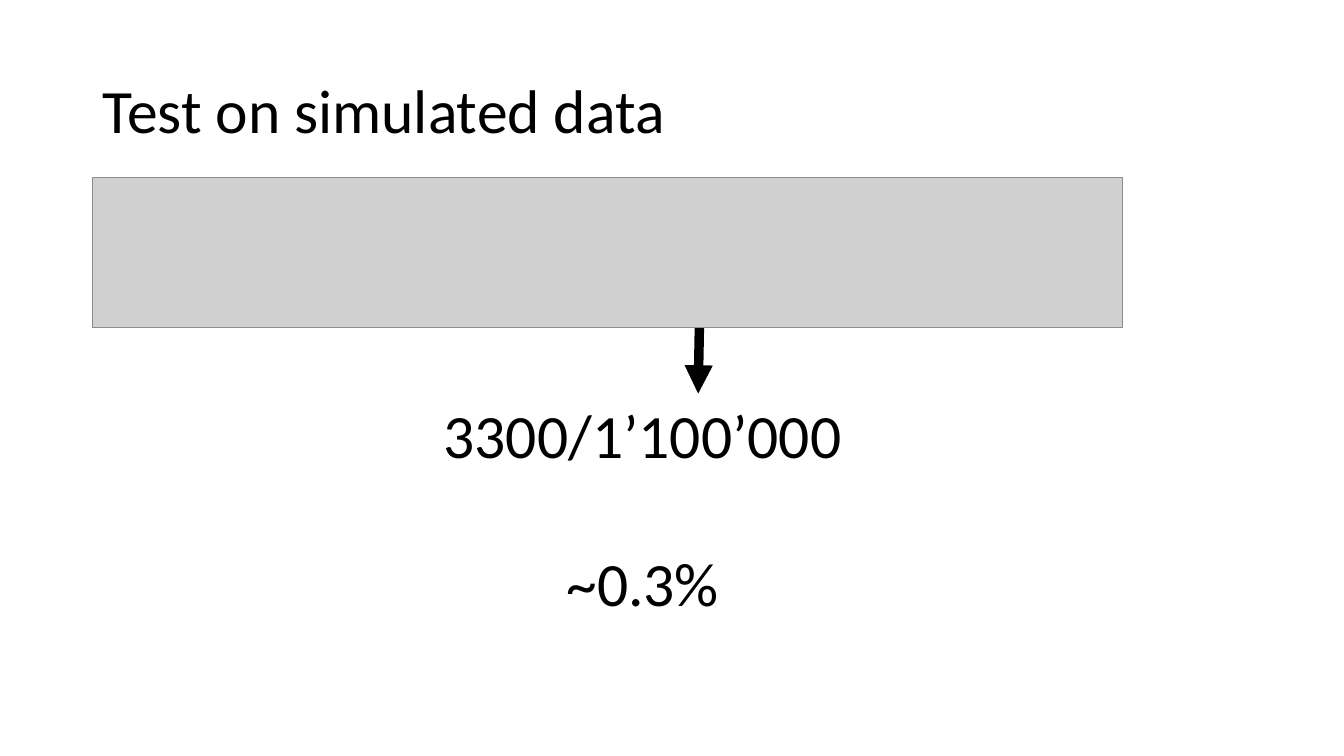
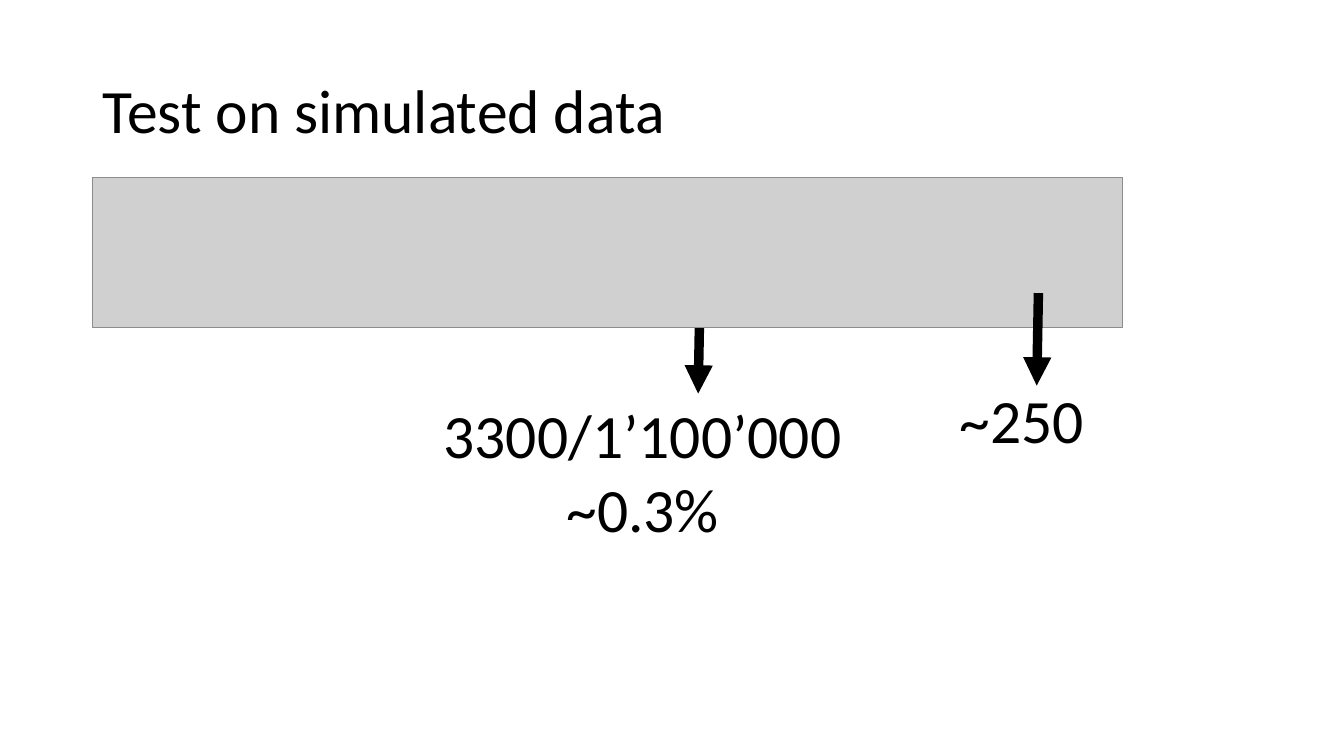
Before and after one commit to lord-blueberry/p8-doc, a slide deck: slide 15 of pp8.pptx (slide 19 before the commit). Drawn at 1344x756 pixels with LibreOffice and Linux fonts; fonts in the diff are those of the drawing; grey boxes stand for pictures. Boxes give left, top, right and bottom in pixels: in the first picture for what was removed or moved away, otherwise in the second. Text is boxed around its words. In the diff, an @@ line names an element or a change of style, - is before the commit and + after.

```diff
--- a/pp8.pptx
+++ b/pp8.pptx
@@ arrow added from (1038, 293) to (1037, 386), #000000 6.75 pt @@
@@ text "3300/1’100’000" rewrapped from (x1=444, y1=415, x2=842, y2=607) to (x1=444, y1=415, x2=842, y2=533) @@
@@ text added at (x1=960, y1=403, x2=1084, y2=444), 44 pt, text #000000 @@
+~250
```
Also in this commit, not shown: 7 other slides changed, 1 slide added, 1 slide removed.
